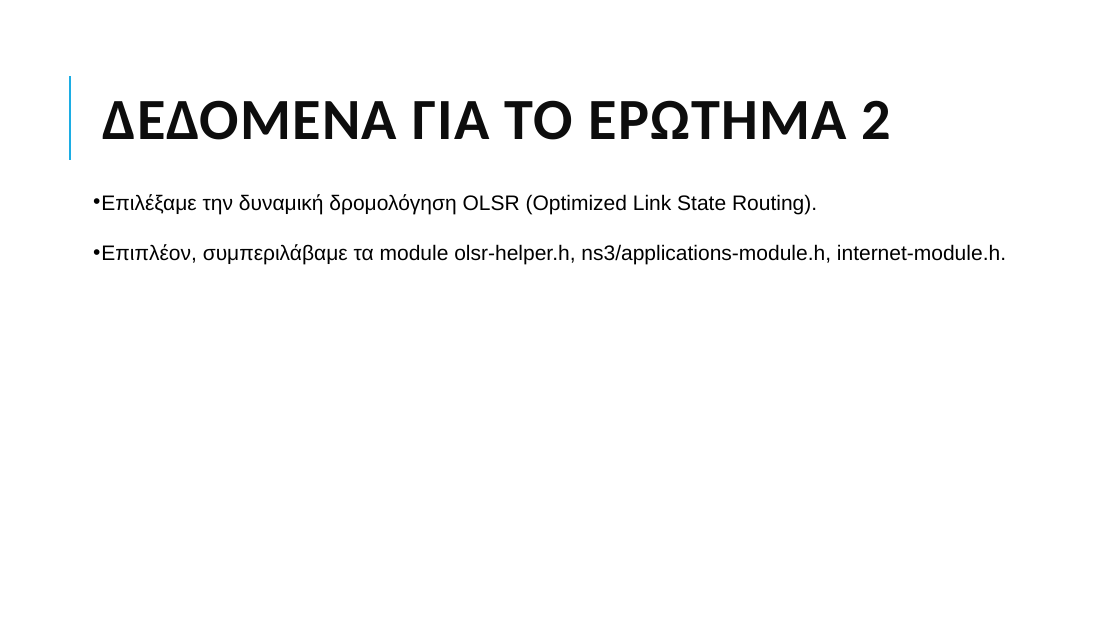
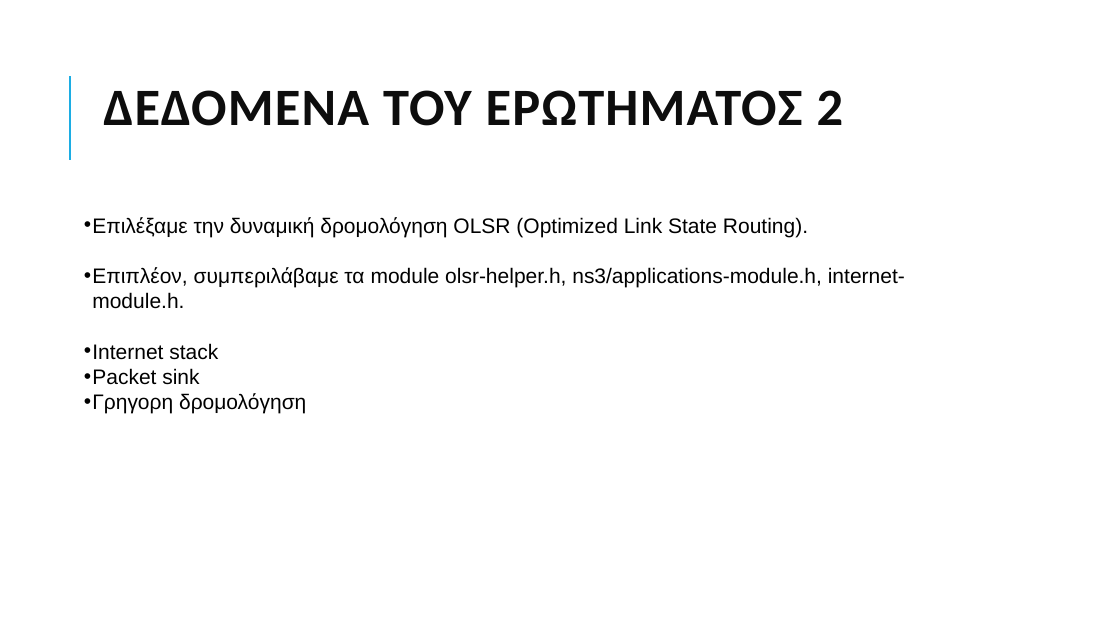
Before and after one commit to grgmyl/Ns3Project, a slide deck: slide 8 of Presentations/Ns-3_presentation_F.pptx (slide 9 before the commit). Drawn at 1120x630 pixels with LibreOffice and Linux fonts; fonts in the diff are those of the drawing. Boxes give left, top, right and bottom in pixels: in the first picture for what was removed or moved away, otherwise in the second. Text is boxed around its words. In the diff, an @@ line names an element or a change of style, - is before the commit and + after.

```diff
--- a/Presentations/Ns-3_presentation_F.pptx
+++ b/Presentations/Ns-3_presentation_F.pptx
@@ title at [103, 90, 844, 126]: text changed; size 50 to 45 pt @@
-ΔΕΔΟΜΕΝΑ ΓΙΑ ΤΟ ΕΡΩΤΗΜΑ 2
+ΔΕΔΟΜΕΝΑ ΤΟΥ ΕΡΩΤΗΜΑΤΟΣ 2
@@ text "Επιλέξαμε την δυναμική δρομολόγηση OLSR ...": place and size @@
-text "Επιλέξαμε την δυναμική δρομολόγηση OLSR ..." at [101, 194, 1006, 264]
+text "Επιλέξαμε την δυναμική δρομολόγηση OLSR ..." at [92, 217, 905, 413]
@@ text at [92, 343, 306, 413]: paragraphs added @@
+• Internet stack
+• Packet sink
+• Γρηγορη δρομολόγηση
```
Also in this commit, not shown: 7 other slides changed.
